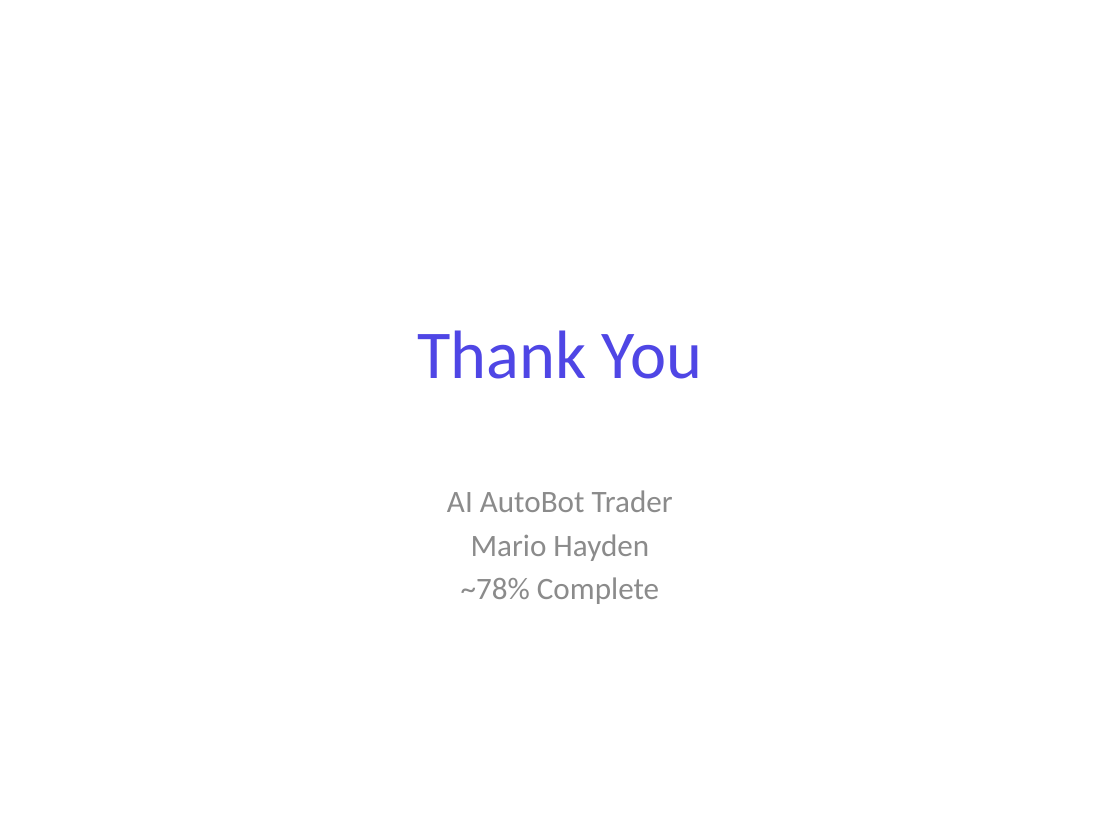
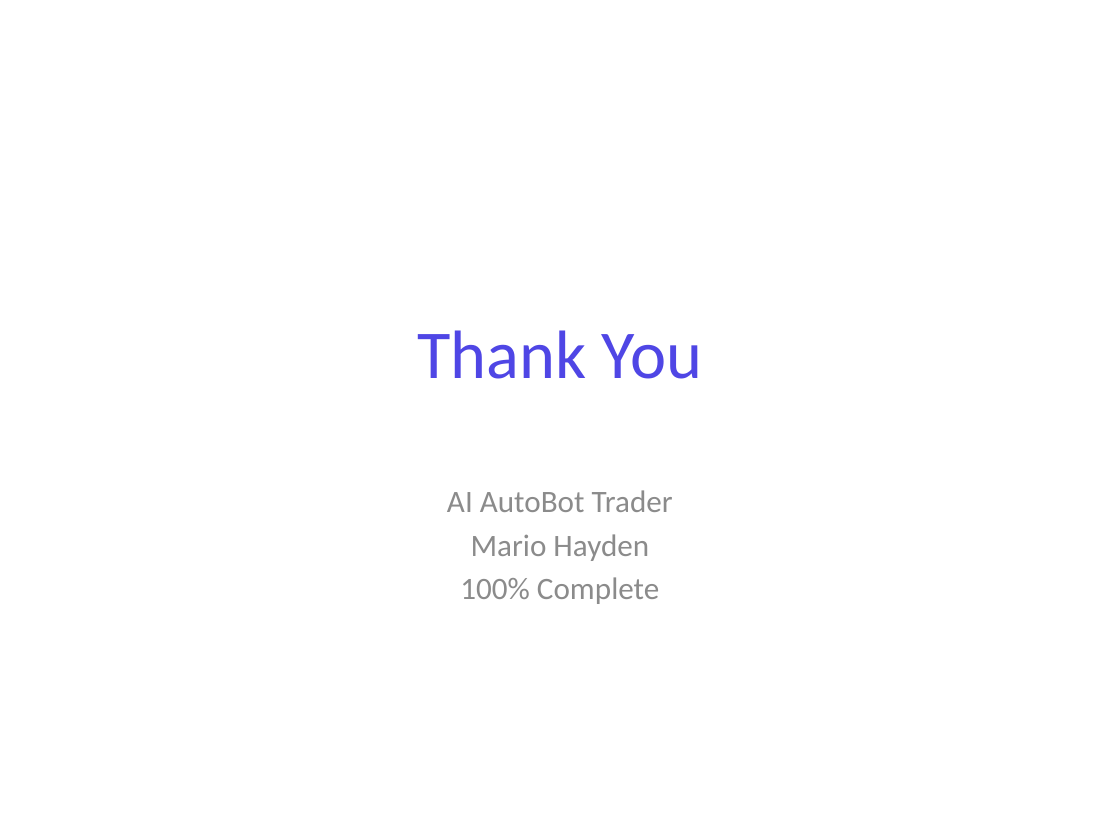
Before and after one commit to MarioH88/aiautobottrader, a slide deck: slide 13 of docs/AI_AutoBot_Trader_Progress_Report_v2.pptx (slide 12 before the commit). Drawn at 1120x840 pixels with LibreOffice and Linux fonts; fonts in the diff are those of the drawing. Boxes give left, top, right and bottom in pixels: in the first picture for what was removed or moved away, otherwise in the second. Text is boxed around its words. In the diff, an @@ line names an element or a change of style, - is before the commit and + after.

```diff
--- a/docs/AI_AutoBot_Trader_Progress_Report_v2.pptx
+++ b/docs/AI_AutoBot_Trader_Progress_Report_v2.pptx
@@ subtitle at (460, 577, 659, 604): text changed @@
-~78% Complete
+100% Complete
```
Also in this commit, not shown: 7 other slides changed, 1 slide added, 31 other files.
